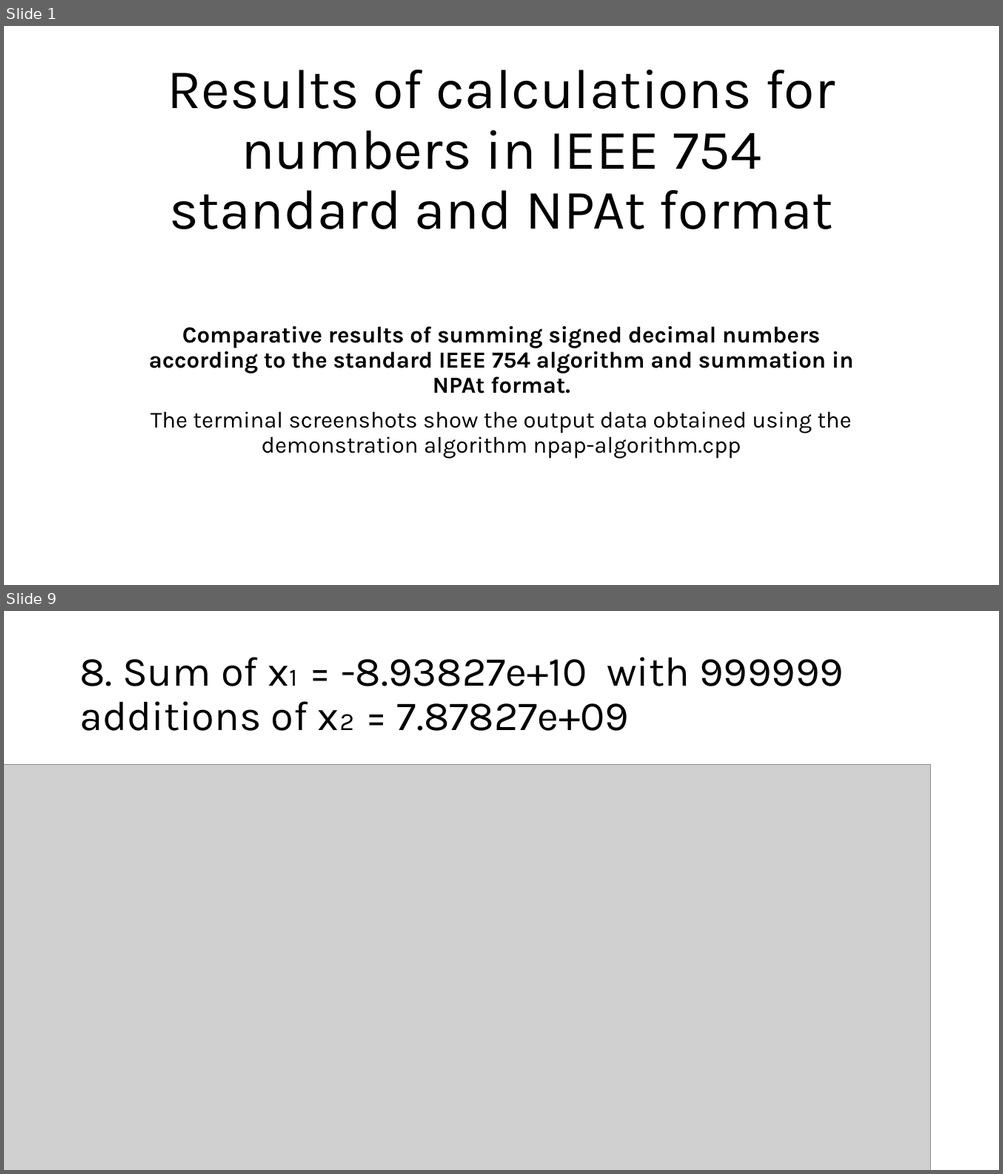
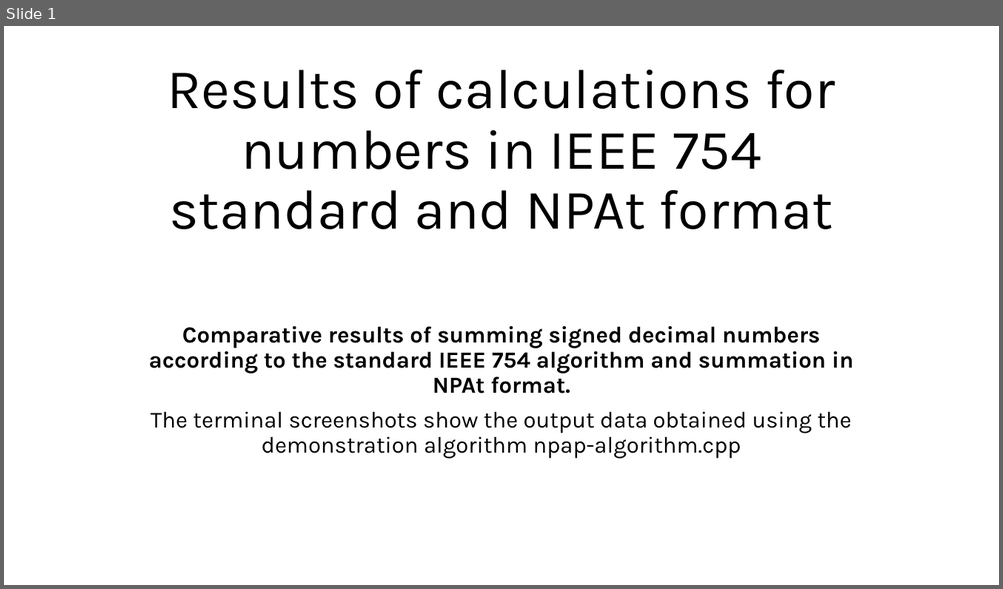
Before and after one commit to yur-spiridonov/NPAt_algorithm, a slide deck: presentation.pptx. Shown one above the other, each under a label of ours: slides 1 and 9 before the commit, slide 1 after it; the slides between them are not shown. The pictures are 1003x1174 and 1003x589 pixels, drawn with LibreOffice and Linux fonts; fonts in the diff are those of the drawing; grey boxes stand for pictures. Boxes give left, top, right and bottom in pixels: in the first picture for what was removed or moved away, otherwise in the second. Text is boxed around its words. In the diff, an @@ line names an element or a change of style, - is before the commit and + after.

```diff
--- a/presentation.pptx
+++ b/presentation.pptx
@@ slide 9 removed at [4,611,999,1170], background #FFFFFF @@
@@ title removed at [79,657,843,731] @@
-8. Sum of x₁ = -8.93827e+10 with 999999 additions of x₂ = 7.87827e+09
@@ picture removed at [4,765,930,1170] @@
```
Also in this commit, not shown: 7 slides changed.
